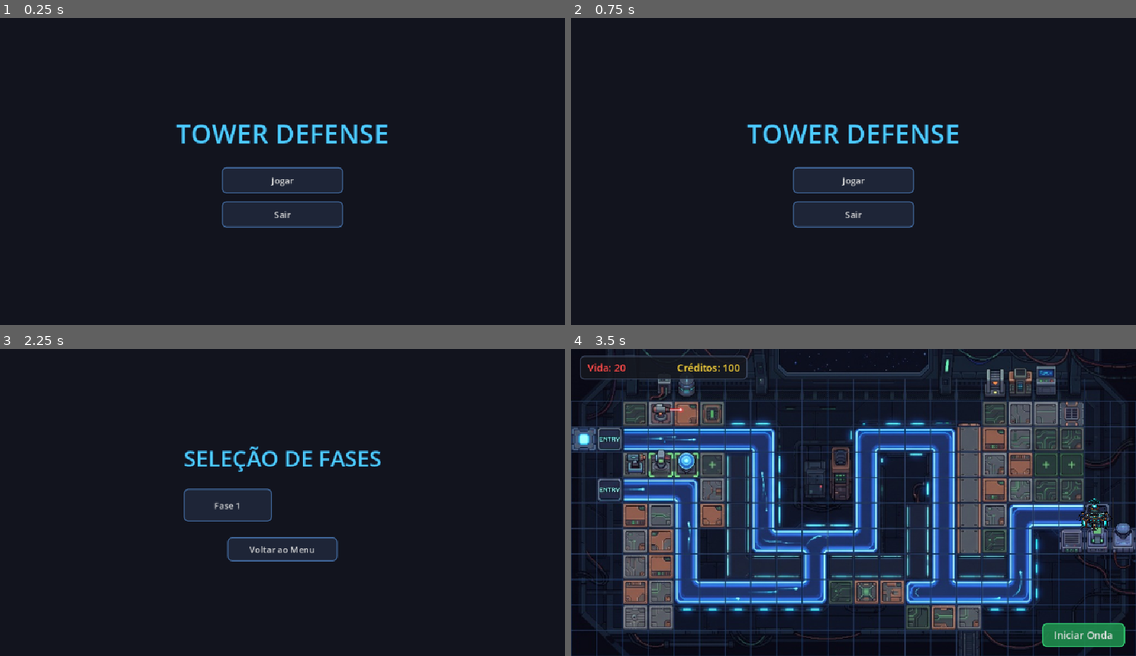
Above: before the commit, frames 1-4 (two rows, left to right).
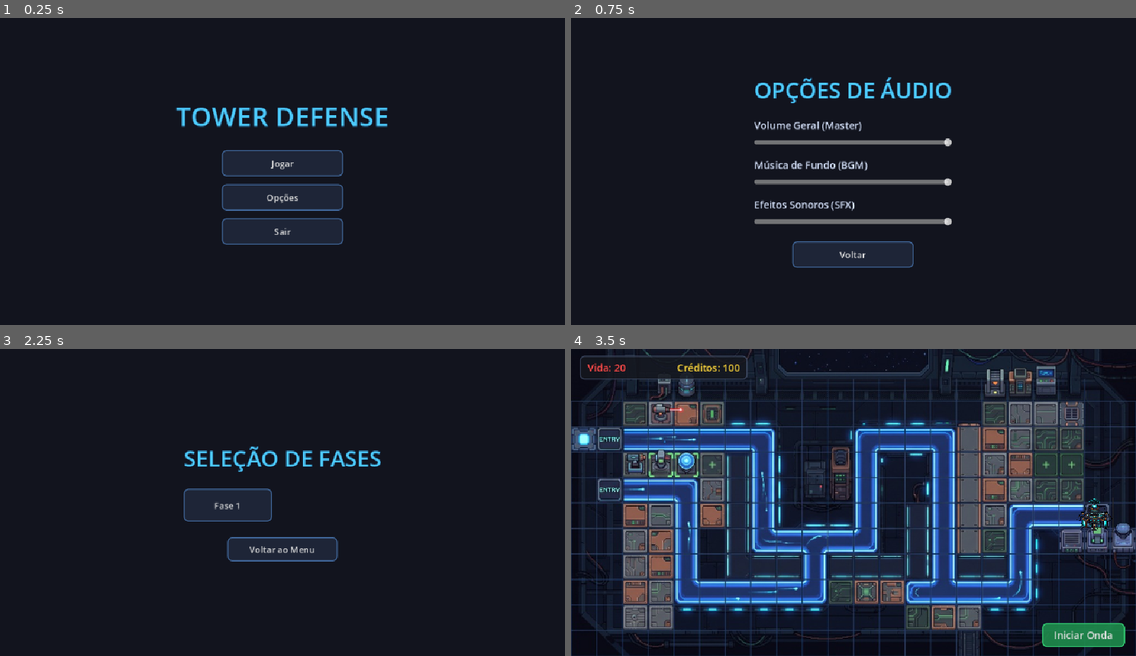
Above: after the commit, the same moments.

Repository: gabdalmazo/godot2dgame
Game: Godot game, scene res://MainMenu.tscn
Two runs of this game, one before a commit and one after it. Both use one fixed random seed, a clock stepped at 60 frames per second and the inputs below. Sound files missing from this copy of the repository are replaced by a short silence.
Inputs (mouse positions are in pixels of both pictures, inside the frame that each line leads up to):
- Up to frame 1 (0.25 s): no input
- Up to frame 2 (0.75 s): click (853, 196) at 0.5 s, where only the run after the commit has a clickable "Opções"
- Up to frame 3 (2.25 s): click (282, 585) at 1.25 s, where only the run after the commit has a clickable "Voltar"; click "Jogar" at 2 s
- Up to frame 4 (3.5 s): click "Fase 1" at 2.75 s

The runs differ from the first frame. In frame 1, 7.0% of the frame differs, in the area x 31-69%, y 29-74%; in frame 2, 8.9%, in the area x 31-69%, y 19-82%; in frame 3, less than 0.1%; in frame 4, less than 0.1%.

Commit message:
feat: add main menu, options menu, and audio management systems

Diff:
--- a/novo-projeto-de-jogo/AudioManager.gd
+++ b/novo-projeto-de-jogo/AudioManager.gd
@@ -19,7 +19,7 @@
 	# 1. Instancia o nó AudioStreamPlayer para a música de fundo via código
 	bgm_player = AudioStreamPlayer.new()
 	bgm_player.name = "BGMPlayer"
-	bgm_player.bus = "Master"
+	bgm_player.bus = "BGM" if AudioServer.get_bus_index("BGM") != -1 else "Master"
 	bgm_player.volume_db = volume_musica_db
 	bgm_player.process_mode = Node.PROCESS_MODE_ALWAYS
 
@@ -75,7 +75,7 @@
 	var sfx_player := AudioStreamPlayer.new()
 	sfx_player.stream = stream
 	sfx_player.volume_db = volume_db
-	sfx_player.bus = "Master"
+	sfx_player.bus = "SFX" if AudioServer.get_bus_index("SFX") != -1 else "Master"
 	sfx_player.process_mode = Node.PROCESS_MODE_ALWAYS
 	add_child(sfx_player)
 	sfx_player.finished.connect(sfx_player.queue_free)
--- a/novo-projeto-de-jogo/MainMenu.gd
+++ b/novo-projeto-de-jogo/MainMenu.gd
@@ -5,9 +5,11 @@
 ## Gerencia a navegação inicial para a seleção de níveis e o encerramento do jogo.
 
 @export var level_select_scene: String = "res://LevelSelect.tscn"
+@export var options_scene: String = "res://OptionsMenu.tscn"
 
 @export_group("Referências de UI")
 @export var play_button: Button
+@export var options_button: Button
 @export var quit_button: Button
 
 func _ready() -> void:
@@ -16,6 +18,11 @@
 		play_button = get_node_or_null("%PlayButton") as Button
 	if play_button == null:
 		play_button = find_child("PlayButton", true, false) as Button
+
+	if options_button == null:
+		options_button = get_node_or_null("%OptionsButton") as Button
+	if options_button == null:
+		options_button = find_child("OptionsButton", true, false) as Button
 
 	if quit_button == null:
 		quit_button = get_node_or_null("%QuitButton") as Button
@@ -27,6 +34,11 @@
 		play_button.pressed.connect(_on_play_button_pressed)
 	else:
 		push_warning("[MainMenu] Botão 'Jogar' não encontrado na árvore de nós!")
+
+	if options_button != null:
+		options_button.pressed.connect(_on_options_button_pressed)
+	else:
+		push_warning("[MainMenu] Botão 'Opções' não encontrado na árvore de nós!")
 
 	if quit_button != null:
 		quit_button.pressed.connect(_on_quit_button_pressed)
@@ -42,5 +54,14 @@
 	if err != OK:
 		push_error("[MainMenu] Falha ao carregar a cena '%s' (Erro: %d)" % [level_select_scene, err])
 
+func _on_options_button_pressed() -> void:
+	if options_scene.is_empty():
+		push_error("[MainMenu] O caminho da cena de opções está vazio!")
+		return
+
+	var err: Error = get_tree().change_scene_to_file(options_scene)
+	if err != OK:
+		push_error("[MainMenu] Falha ao carregar a cena '%s' (Erro: %d)" % [options_scene, err])
+
 func _on_quit_button_pressed() -> void:
 	get_tree().quit()
--- a/novo-projeto-de-jogo/MainMenu.tscn
+++ b/novo-projeto-de-jogo/MainMenu.tscn
@@ -44,7 +44,7 @@
 corner_radius_bottom_right = 8
 corner_radius_bottom_left = 8
 
-[node name="MainMenu" type="Control" node_paths=PackedStringArray("play_button", "quit_button")]
+[node name="MainMenu" type="Control" node_paths=PackedStringArray("play_button", "options_button", "quit_button")]
 layout_mode = 3
 anchors_preset = 15
 anchor_right = 1.0
@@ -53,6 +53,7 @@
 grow_vertical = 2
 script = ExtResource("1_menu")
 play_button = NodePath("CenterContainer/MarginContainer/VBoxContainer/ButtonsContainer/PlayButton")
+options_button = NodePath("CenterContainer/MarginContainer/VBoxContainer/ButtonsContainer/OptionsButton")
 quit_button = NodePath("CenterContainer/MarginContainer/VBoxContainer/ButtonsContainer/QuitButton")
 
 [node name="Background" type="ColorRect" parent="."]
@@ -105,6 +106,16 @@
 theme_override_styles/pressed = SubResource("StyleBoxFlat_btn_pressed")
 text = "Jogar"
 
+[node name="OptionsButton" type="Button" parent="CenterContainer/MarginContainer/VBoxContainer/ButtonsContainer"]
+unique_name_in_owner = true
+custom_minimum_size = Vector2(220, 48)
+layout_mode = 2
+size_flags_horizontal = 4
+theme_override_styles/normal = SubResource("StyleBoxFlat_btn_normal")
+theme_override_styles/hover = SubResource("StyleBoxFlat_btn_hover")
+theme_override_styles/pressed = SubResource("StyleBoxFlat_btn_pressed")
+text = "Opções"
+
 [node name="QuitButton" type="Button" parent="CenterContainer/MarginContainer/VBoxContainer/ButtonsContainer"]
 unique_name_in_owner = true
 custom_minimum_size = Vector2(220, 48)
--- /dev/null
+++ b/novo-projeto-de-jogo/OptionsMenu.gd
@@ -0,0 +1,103 @@
+class_name OptionsMenu
+extends Control
+
+## Menu de Opções de Áudio
+## Controla o volume dos buses Master, BGM e SFX em tempo real através de sliders lineares convertidos em decibéis.
+
+signal voltar_pressionado
+
+@export_group("Sliders de Áudio")
+@export var slider_master: HSlider
+@export var slider_bgm: HSlider
+@export var slider_sfx: HSlider
+
+@export_group("Navegação")
+@export var back_button: Button
+
+func _ready() -> void:
+	# Resolução defensiva de nós caso não estejam vinculados no Inspector
+	if slider_master == null:
+		slider_master = get_node_or_null("%SliderMaster") as HSlider
+	if slider_master == null:
+		slider_master = find_child("SliderMaster", true, false) as HSlider
+
+	if slider_bgm == null:
+		slider_bgm = get_node_or_null("%SliderBGM") as HSlider
+	if slider_bgm == null:
+		slider_bgm = find_child("SliderBGM", true, false) as HSlider
+
+	if slider_sfx == null:
+		slider_sfx = get_node_or_null("%SliderSFX") as HSlider
+	if slider_sfx == null:
+		slider_sfx = find_child("SliderSFX", true, false) as HSlider
+
+	if back_button == null:
+		back_button = get_node_or_null("%BackButton") as Button
+	if back_button == null:
+		back_button = find_child("BackButton", true, false) as Button
+
+	# Configura parâmetros dos sliders e sincroniza com o volume atual do AudioServer
+	_configurar_slider(slider_master, "Master", _on_master_slider_changed)
+	_configurar_slider(slider_bgm, "BGM", _on_bgm_slider_changed)
+	_configurar_slider(slider_sfx, "SFX", _on_sfx_slider_changed)
+
+	if back_button != null:
+		back_button.pressed.connect(_on_back_pressed)
+
+## Configura limites, step e valor inicial do HSlider com base no AudioServer
+func _configurar_slider(slider: HSlider, nome_bus: String, callback: Callable) -> void:
+	if slider == null:
+		push_warning("[OptionsMenu] Slider para o bus '%s' não encontrado!" % nome_bus)
+		return
+
+	slider.min_value = 0.0
+	slider.max_value = 1.0
+	slider.step = 0.05
+
+	var bus_idx: int = AudioServer.get_bus_index(nome_bus)
+	if bus_idx != -1:
+		if AudioServer.is_bus_mute(bus_idx):
+			slider.value = 0.0
+		else:
+			var db: float = AudioServer.get_bus_volume_db(bus_idx)
+			slider.value = db_to_linear(db)
+	else:
+		slider.value = 1.0
+		push_warning("[OptionsMenu] Bus '%s' não encontrado no AudioServer." % nome_bus)
+
+	slider.value_changed.connect(callback)
+
+func _on_master_slider_changed(value: float) -> void:
+	_atualizar_volume_bus("Master", value)
+
+func _on_bgm_slider_changed(value: float) -> void:
+	_atualizar_volume_bus("BGM", value)
+
+func _on_sfx_slider_changed(value: float) -> void:
+	_atualizar_volume_bus("SFX", value)
+
+## Converte valor linear (0.0 a 1.0) para decibéis usando linear_to_db e aplica ao bus
+func _atualizar_volume_bus(nome_bus: String, valor_linear: float) -> void:
+	var bus_idx: int = AudioServer.get_bus_index(nome_bus)
+	if bus_idx == -1:
+		push_warning("[OptionsMenu] Bus '%s' não existe no AudioServer!" % nome_bus)
+		return
+
+	if valor_linear <= 0.001:
+		# Muta o bus para silêncio completo quando no zero
+		AudioServer.set_bus_mute(bus_idx, true)
+		AudioServer.set_bus_volume_db(bus_idx, -80.0)
+	else:
+		AudioServer.set_bus_mute(bus_idx, false)
+		var volume_db: float = linear_to_db(valor_linear)
+		AudioServer.set_bus_volume_db(bus_idx, volume_db)
+
+func _on_back_pressed() -> void:
+	voltar_pressionado.emit()
+
+	# Se este menu estiver embutido como painel em outra cena, apenas esconde
+	if get_parent() is Control and get_parent() != get_tree().root:
+		hide()
+	else:
+		# Se carregado como cena autônoma, retorna ao Menu Principal
+		get_tree().change_scene_to_file("res://MainMenu.tscn")
--- /dev/null
+++ b/novo-projeto-de-jogo/OptionsMenu.tscn
@@ -0,0 +1,162 @@
+[gd_scene format=3 uid="uid://yo5qmvew6urw"]
+
+[ext_resource type="Script" path="res://OptionsMenu.gd" id="1_opt"]
+
+[sub_resource type="LabelSettings" id="LabelSettings_title"]
+font_size = 40
+font_color = Color(0.3, 0.8, 1, 1)
+outline_size = 4
+outline_color = Color(0.05, 0.1, 0.2, 1)
+
+[sub_resource type="LabelSettings" id="LabelSettings_label"]
+font_size = 18
+font_color = Color(0.85, 0.9, 1, 1)
+
+[sub_resource type="StyleBoxFlat" id="StyleBoxFlat_btn_normal"]
+bg_color = Color(0.12, 0.15, 0.22, 0.95)
+border_width_left = 2
+border_width_top = 2
+border_width_right = 2
+border_width_bottom = 2
+border_color = Color(0.25, 0.4, 0.6, 1)
+corner_radius_top_left = 8
+corner_radius_top_right = 8
+corner_radius_bottom_right = 8
+corner_radius_bottom_left = 8
+
+[sub_resource type="StyleBoxFlat" id="StyleBoxFlat_btn_hover"]
+bg_color = Color(0.18, 0.25, 0.38, 1)
+border_width_left = 2
+border_width_top = 2
+border_width_right = 2
+border_width_bottom = 2
+border_color = Color(0.4, 0.65, 0.95, 1)
+corner_radius_top_left = 8
+corner_radius_top_right = 8
+corner_radius_bottom_right = 8
+corner_radius_bottom_left = 8
+
+[sub_resource type="StyleBoxFlat" id="StyleBoxFlat_btn_pressed"]
+bg_color = Color(0.08, 0.1, 0.15, 1)
+border_width_left = 2
+border_width_top = 2
+border_width_right = 2
+border_width_bottom = 2
+border_color = Color(0.2, 0.3, 0.45, 1)
+corner_radius_top_left = 8
+corner_radius_top_right = 8
+corner_radius_bottom_right = 8
+corner_radius_bottom_left = 8
+
+[node name="OptionsMenu" type="Control" node_paths=PackedStringArray("slider_master", "slider_bgm", "slider_sfx", "back_button")]
+layout_mode = 3
+anchors_preset = 15
+anchor_right = 1.0
+anchor_bottom = 1.0
+grow_horizontal = 2
+grow_vertical = 2
+script = ExtResource("1_opt")
+slider_master = NodePath("CenterContainer/MarginContainer/VBoxContainer/AudioControlsContainer/MasterContainer/SliderMaster")
+slider_bgm = NodePath("CenterContainer/MarginContainer/VBoxContainer/AudioControlsContainer/BGMContainer/SliderBGM")
+slider_sfx = NodePath("CenterContainer/MarginContainer/VBoxContainer/AudioControlsContainer/SFXContainer/SliderSFX")
+back_button = NodePath("CenterContainer/MarginContainer/VBoxContainer/BackButton")
+
+[node name="Background" type="ColorRect" parent="."]
+layout_mode = 1
+anchors_preset = 15
+anchor_right = 1.0
+anchor_bottom = 1.0
+grow_horizontal = 2
+grow_vertical = 2
+color = Color(0.07, 0.08, 0.12, 1)
+
+[node name="CenterContainer" type="CenterContainer" parent="."]
+layout_mode = 1
+anchors_preset = 15
+anchor_right = 1.0
+anchor_bottom = 1.0
+grow_horizontal = 2
+grow_vertical = 2
+
+[node name="MarginContainer" type="MarginContainer" parent="CenterContainer"]
+layout_mode = 2
+theme_override_constants/margin_left = 32
+theme_override_constants/margin_top = 32
+theme_override_constants/margin_right = 32
+theme_override_constants/margin_bottom = 32
+
+[node name="VBoxContainer" type="VBoxContainer" parent="CenterContainer/MarginContainer"]
+layout_mode = 2
+theme_override_constants/separation = 24
+alignment = 1
+
+[node name="TitleLabel" type="Label" parent="CenterContainer/MarginContainer/VBoxContainer"]
+layout_mode = 2
+text = "OPÇÕES DE ÁUDIO"
+label_settings = SubResource("LabelSettings_title")
+horizontal_alignment = 1
+
+[node name="AudioControlsContainer" type="VBoxContainer" parent="CenterContainer/MarginContainer/VBoxContainer"]
+layout_mode = 2
+theme_override_constants/separation = 16
+
+[node name="MasterContainer" type="VBoxContainer" parent="CenterContainer/MarginContainer/VBoxContainer/AudioControlsContainer"]
+layout_mode = 2
+theme_override_constants/separation = 6
+
+[node name="Label" type="Label" parent="CenterContainer/MarginContainer/VBoxContainer/AudioControlsContainer/MasterContainer"]
+layout_mode = 2
+text = "Volume Geral (Master)"
+label_settings = SubResource("LabelSettings_label")
+
+[node name="SliderMaster" type="HSlider" parent="CenterContainer/MarginContainer/VBoxContainer/AudioControlsContainer/MasterContainer"]
+unique_name_in_owner = true
+custom_minimum_size = Vector2(320, 24)
+layout_mode = 2
+max_value = 1.0
+step = 0.05
+value = 1.0
+
+[node name="BGMContainer" type="VBoxContainer" parent="CenterContainer/MarginContainer/VBoxContainer/AudioControlsContainer"]
+layout_mode = 2
+theme_override_constants/separation = 6
+
+[node name="Label" type="Label" parent="CenterContainer/MarginContainer/VBoxContainer/AudioControlsContainer/BGMContainer"]
+layout_mode = 2
+text = "Música de Fundo (BGM)"
+label_settings = SubResource("LabelSettings_label")
+
+[node name="SliderBGM" type="HSlider" parent="CenterContainer/MarginContainer/VBoxContainer/AudioControlsContainer/BGMContainer"]
+unique_name_in_owner = true
+custom_minimum_size = Vector2(320, 24)
+layout_mode = 2
+max_value = 1.0
+step = 0.05
+value = 1.0
+
+[node name="SFXContainer" type="VBoxContainer" parent="CenterContainer/MarginContainer/VBoxContainer/AudioControlsContainer"]
+layout_mode = 2
+theme_override_constants/separation = 6
+
+[node name="Label" type="Label" parent="CenterContainer/MarginContainer/VBoxContainer/AudioControlsContainer/SFXContainer"]
+layout_mode = 2
+text = "Efeitos Sonoros (SFX)"
+label_settings = SubResource("LabelSettings_label")
+
+[node name="SliderSFX" type="HSlider" parent="CenterContainer/MarginContainer/VBoxContainer/AudioControlsContainer/SFXContainer"]
+unique_name_in_owner = true
+custom_minimum_size = Vector2(320, 24)
+layout_mode = 2
+max_value = 1.0
+step = 0.05
+value = 1.0
+
+[node name="BackButton" type="Button" parent="CenterContainer/MarginContainer/VBoxContainer"]
+unique_name_in_owner = true
+custom_minimum_size = Vector2(220, 48)
+layout_mode = 2
+size_flags_horizontal = 4
+theme_override_styles/normal = SubResource("StyleBoxFlat_btn_normal")
+theme_override_styles/hover = SubResource("StyleBoxFlat_btn_hover")
+theme_override_styles/pressed = SubResource("StyleBoxFlat_btn_pressed")
+text = "Voltar"
--- /dev/null
+++ b/novo-projeto-de-jogo/default_bus_layout.tres
@@ -0,0 +1,15 @@
+[gd_resource type="AudioBusLayout" format=3]
+
+[resource]
+bus/1/name = &"BGM"
+bus/1/solo = false
+bus/1/mute = false
+bus/1/bypass_fx = false
+bus/1/volume_db = 0.0
+bus/1/send = &"Master"
+bus/2/name = &"SFX"
+bus/2/solo = false
+bus/2/mute = false
+bus/2/bypass_fx = false
+bus/2/volume_db = 0.0
+bus/2/send = &"Master"
Not shown, added: novo-projeto-de-jogo/OptionsMenu.gd.uid
